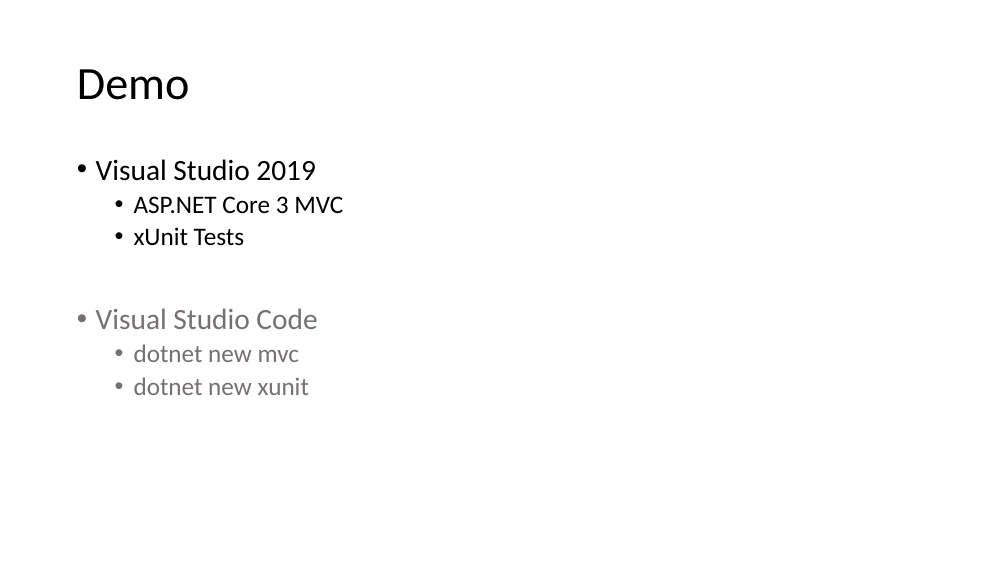
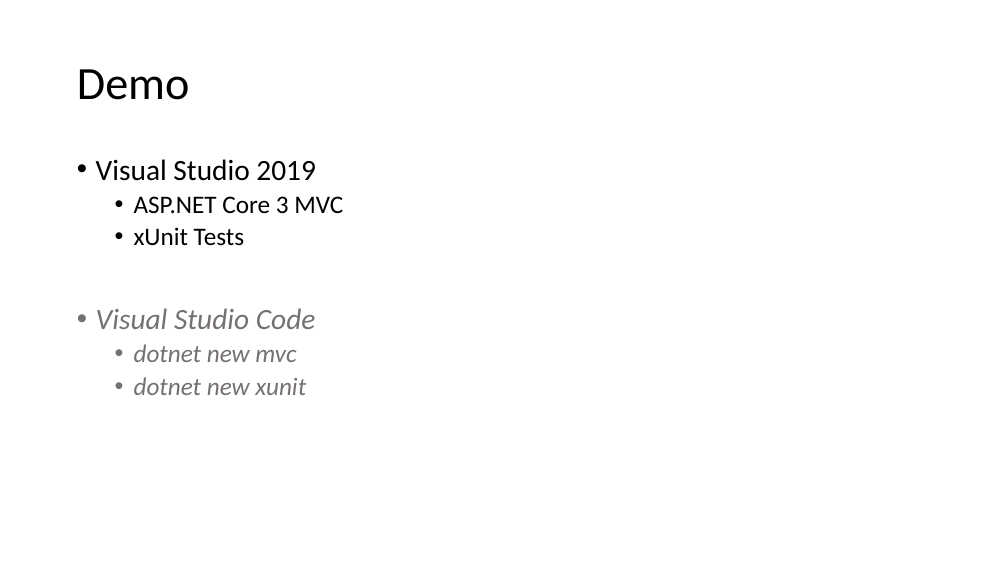
Before and after one commit to babatudor/PSSC-2019, a slide deck: slide 5 of LAB6/MVC.pptx. Drawn at 1008x567 pixels with LibreOffice and Linux fonts; fonts in the diff are those of the drawing. Boxes give left, top, right and bottom in pixels: in the first picture for what was removed or moved away, otherwise in the second. Text is boxed around its words. In the diff, an @@ line names an element or a change of style, - is before the commit and + after.

Commit message:
[LAB6] - Added drop down menu for machine type - Updated presentation

```diff
--- a/LAB6/MVC.pptx
+++ b/LAB6/MVC.pptx
@@ text at (x1=96, y1=308, x2=316, y2=395): italic on in "Visual Studio Code", "dotnet new mvc", "dotnet new xunit" @@
```
Also in this commit, not shown: 3 other files.
